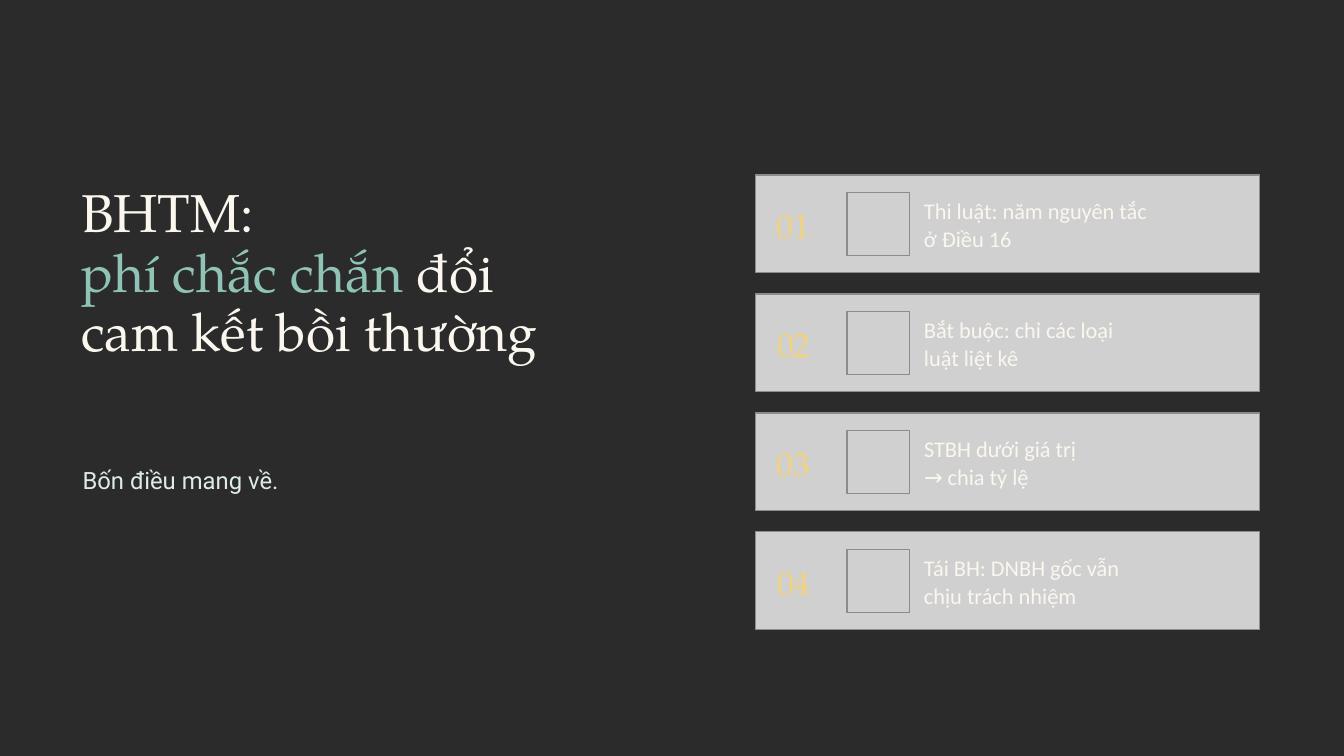
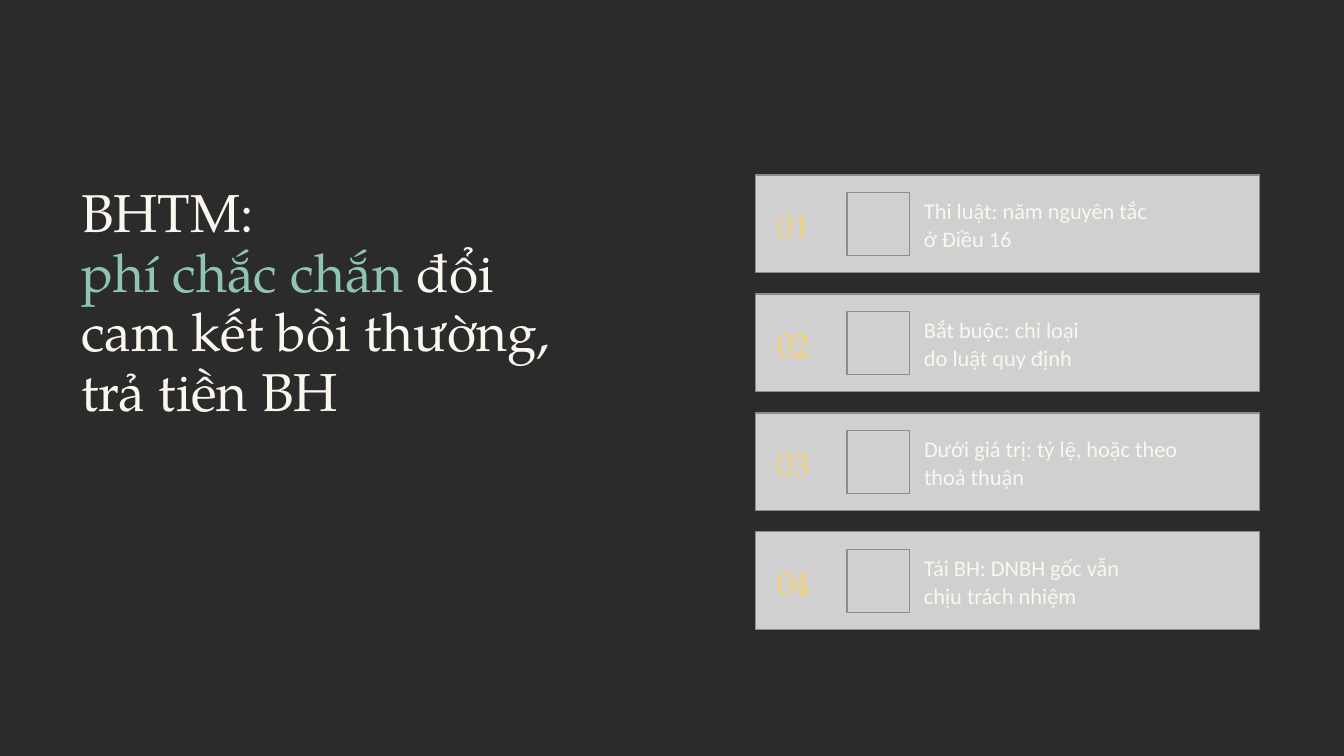
Before and after one commit to tranquanghaofake-dotcom/Law, a slide deck: slide 45 of docs/bai/ch3-bao-hiem-thuong-mai/bao-hiem-thuong-mai.pptx. Drawn at 1344x756 pixels with LibreOffice and Linux fonts; fonts in the diff are those of the drawing; grey boxes stand for pictures; background and template pictures are left out; a plain dark background stands for a picture behind light text. Boxes give left, top, right and bottom in pixels: in the first picture for what was removed or moved away, otherwise in the second. Text is boxed around its words. In the diff, an @@ line names an element or a change of style, - is before the commit and + after.

```diff
--- a/docs/bai/ch3-bao-hiem-thuong-mai/bao-hiem-thuong-mai.pptx
+++ b/docs/bai/ch3-bao-hiem-thuong-mai/bao-hiem-thuong-mai.pptx
@@ title at (81, 295, 550, 412): text changed @@
-cam kết bồi thường
+cam kết bồi thường,
+trả tiền BH
@@ text at (924, 321, 1079, 369): text changed @@
-Bắt buộc: chỉ các loại
-luật liệt kê
+Bắt buộc: chỉ loại
+do luật quy định
@@ text at (924, 442, 1177, 488): text changed @@
-STBH dưới giá trị
-→ chia tỷ lệ
+Dưới giá trị: tỷ lệ, hoặc theo
+thoả thuận
@@ text removed at (83, 469, 278, 494) @@
-Bốn điều mang về.
```
Also in this commit, not shown: 19 other slides changed, 6 other files.
